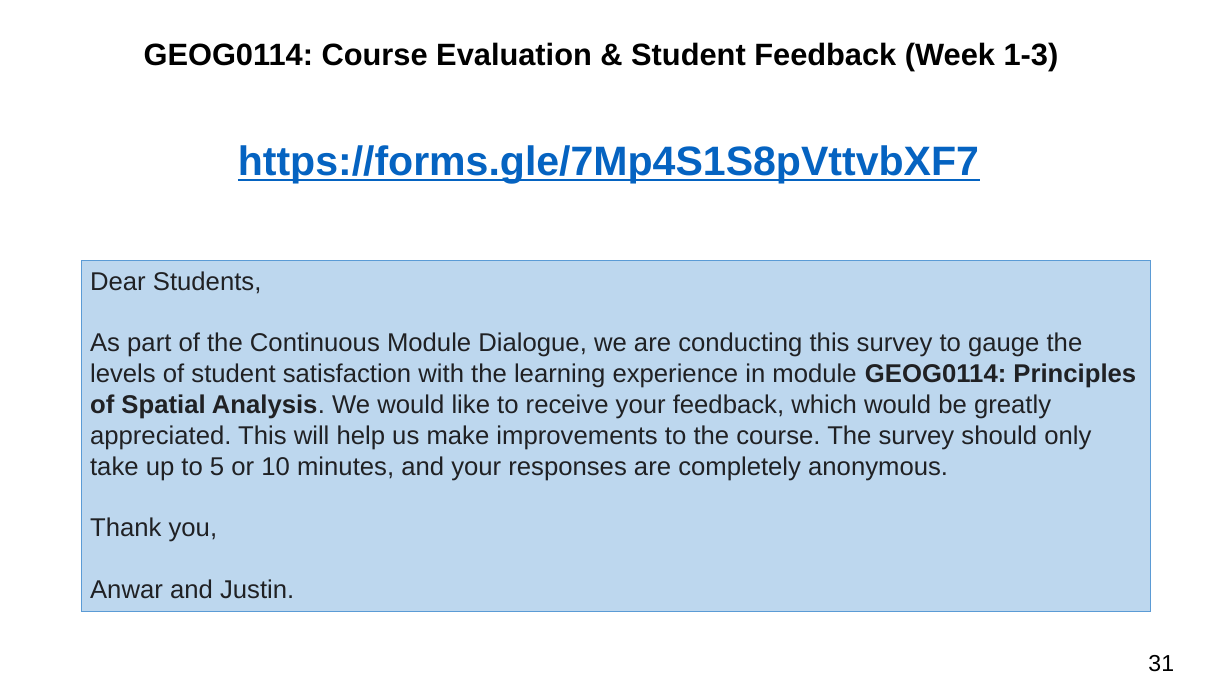
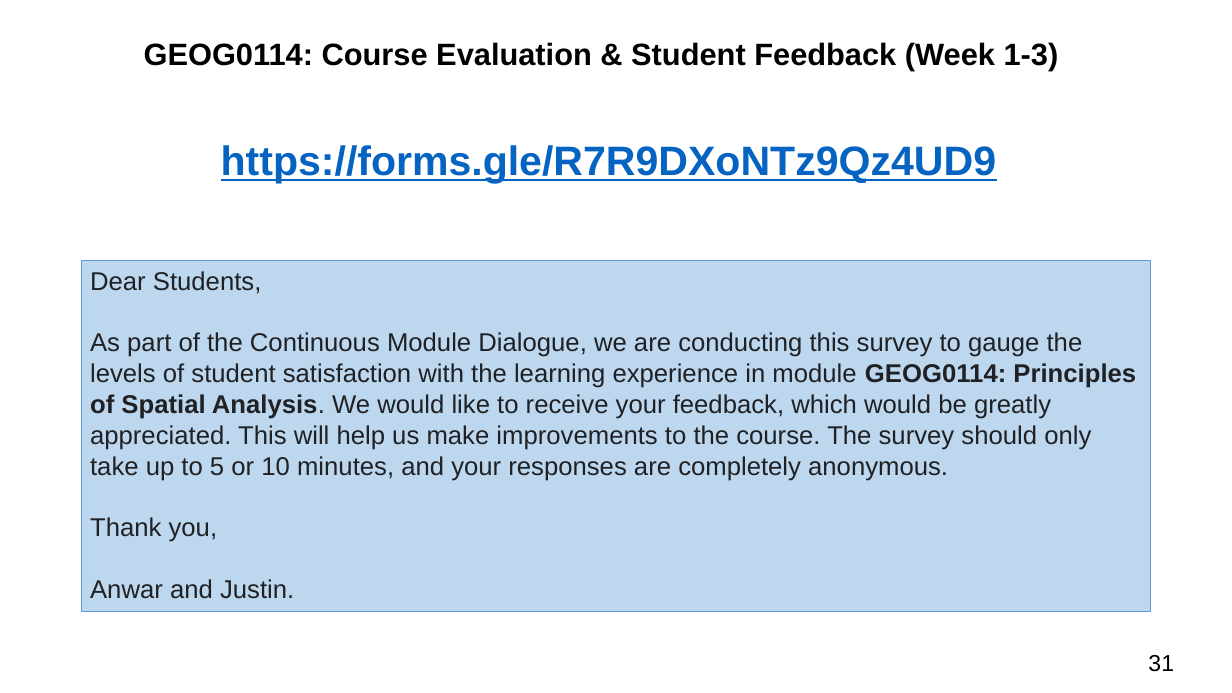
Before and after one commit to UCLPG-MSC-SGDS/GEOG0114, a slide deck: slide 31 of Lecture_notes_powerpoint/Week 4 Lecture Notes - Analytical Hierarchy Process.pptx. Drawn at 1232x693 pixels with LibreOffice and Linux fonts; fonts in the diff are those of the drawing. Boxes give left, top, right and bottom in pixels: in the first picture for what was removed or moved away, otherwise in the second. Text is boxed around its words. In the diff, an @@ line names an element or a change of style, - is before the commit and + after.

```diff
--- a/Lecture_notes_powerpoint/Week 4 Lecture Notes - Analytical Hierarchy Process.pptx
+++ b/Lecture_notes_powerpoint/Week 4 Lecture Notes - Analytical Hierarchy Process.pptx
@@ text at <box>221,145,996,184</box>: text changed @@
-https://forms.gle/7Mp4S1S8pVttvbXF7
+https://forms.gle/R7R9DXoNTz9Qz4UD9
```
Also in this commit, not shown: 3 other slides changed, 3 other files.
